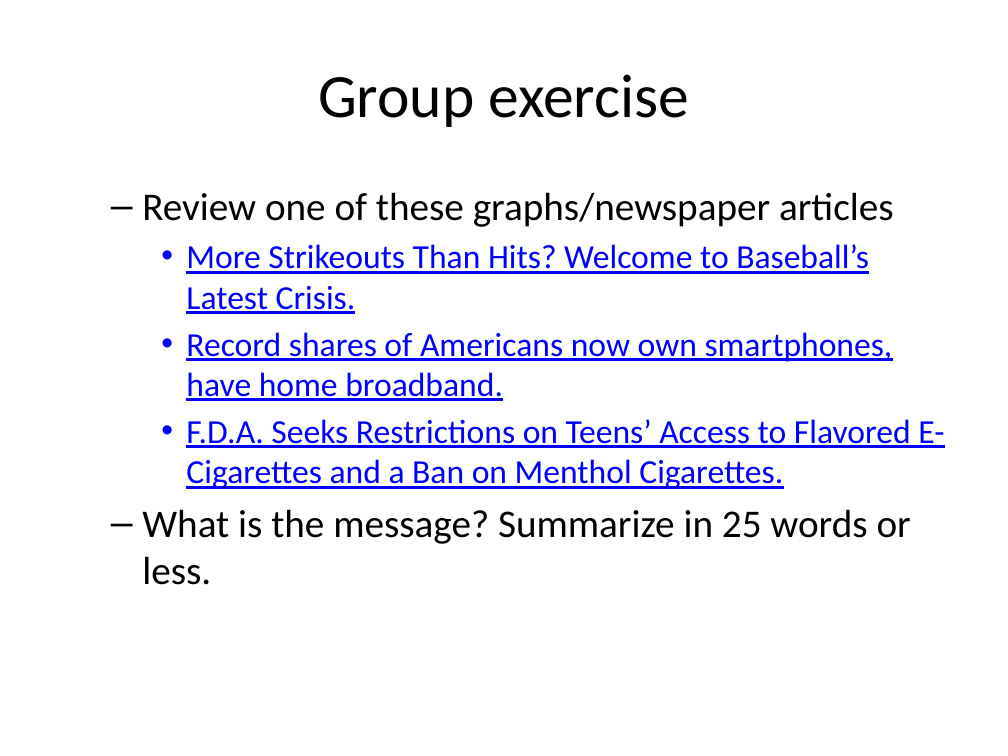
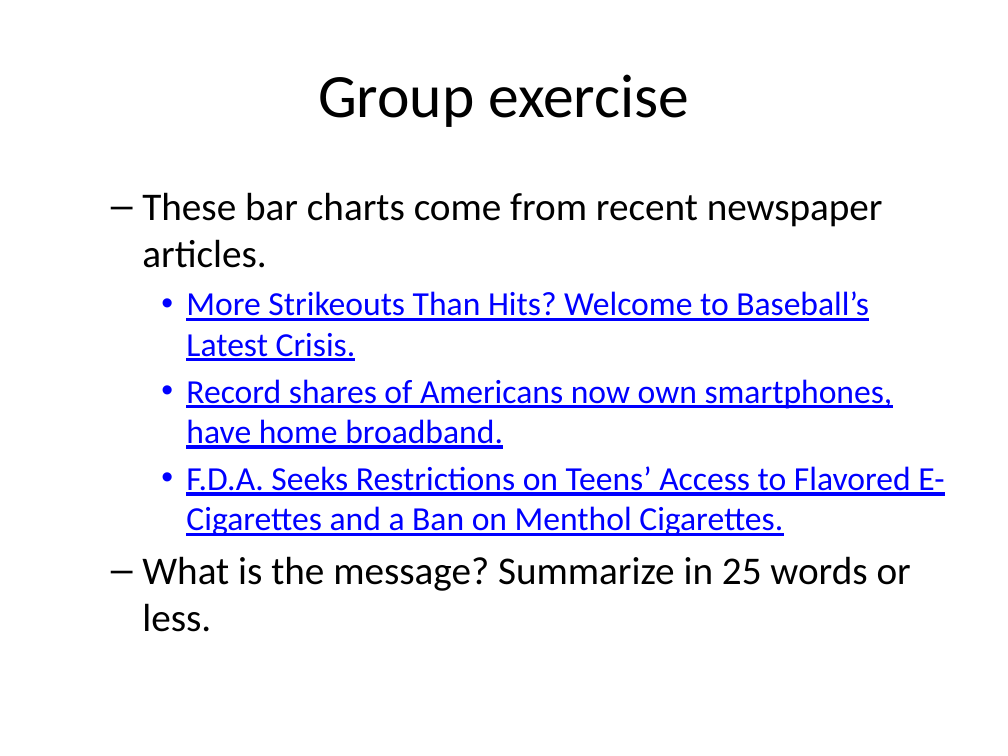
Before and after one commit to pmean/data-visualization, a slide deck: slide 9 of data-viz-03/src/complete-lecture-linegraphs.pptx. Drawn at 1008x756 pixels with LibreOffice and Linux fonts; fonts in the diff are those of the drawing. Boxes give left, top, right and bottom in pixels: in the first picture for what was removed or moved away, otherwise in the second. Text is boxed around its words. In the diff, an @@ line names an element or a change of style, - is before the commit and + after.

```diff
--- a/data-viz-03/src/complete-lecture-linegraphs.pptx
+++ b/data-viz-03/src/complete-lecture-linegraphs.pptx
@@ text at (x1=142, y1=192, x2=883, y2=268): text changed @@
-  – Review one of these graphs/newspaper articles
+  – These bar charts come from recent newspaper articles.
```
Also in this commit, not shown: 19 other slides changed, 34 slides added, 9 slides removed, 5 other files.
